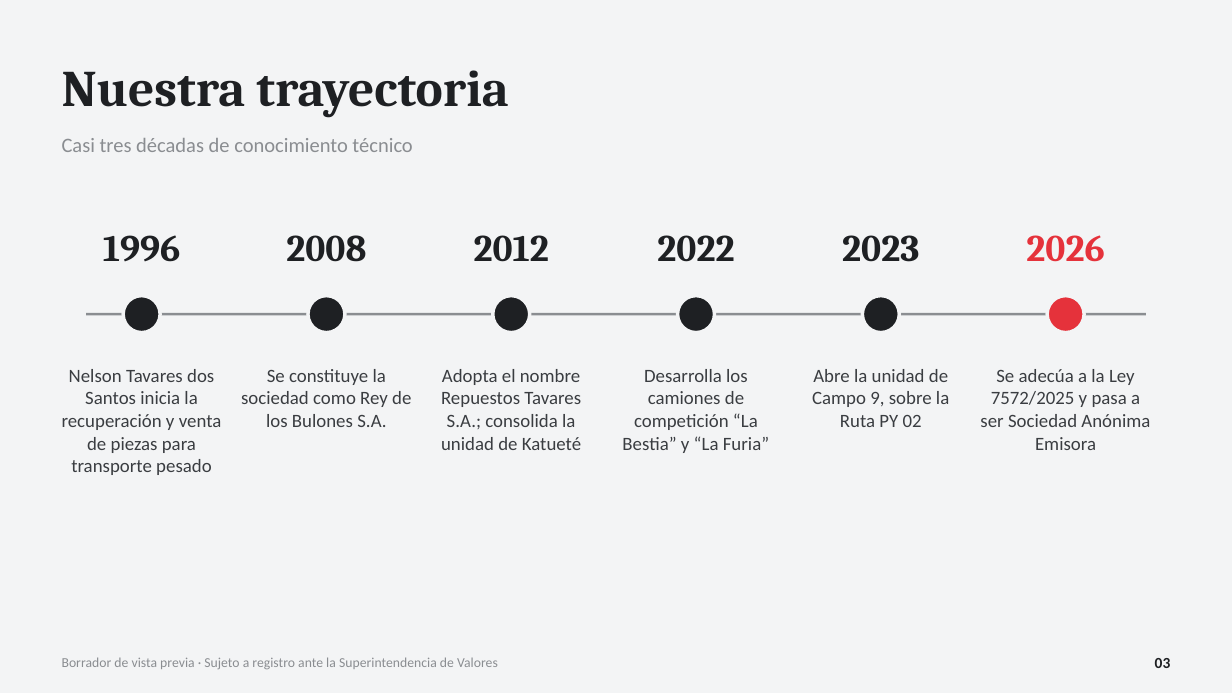
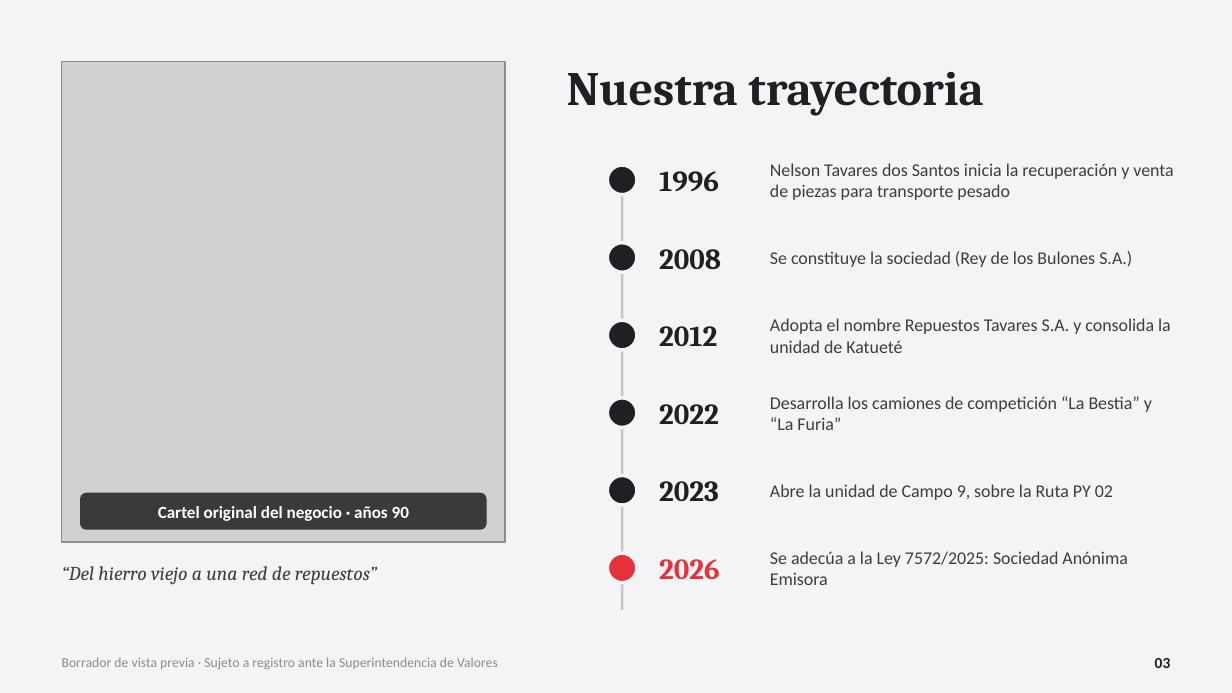
Before and after one commit to josecavalier94/n8n-render-deploy, a slide deck: slide 3 of Vista_Previa_Presentacion_Tavares.pptx. Drawn at 1232x693 pixels with LibreOffice and Linux fonts; fonts in the diff are those of the drawing; grey boxes stand for pictures. Boxes give left, top, right and bottom in pixels: in the first picture for what was removed or moved away, otherwise in the second. Text is boxed around its words. In the diff, an @@ line names an element or a change of style, - is before the commit and + after.

```diff
--- a/Vista_Previa_Presentacion_Tavares.pptx
+++ b/Vista_Previa_Presentacion_Tavares.pptx
@@ text "Nuestra trayectoria": place and size @@
-text "Nuestra trayectoria" at <box>62,70,508,118</box>
+text "Nuestra trayectoria" at <box>567,72,983,115</box>
@@ text "Nuestra trayectoria" at <box>567,72,983,115</box>: size 30 to 28 pt @@
@@ picture added at <box>62,62,505,542</box> @@
@@ text removed at <box>62,138,412,152</box> @@
-Casi tres décadas de conocimiento técnico
@@ text "1996": place and size @@
-text "1996" at <box>103,235,181,262</box>
+text "1996" at <box>659,171,719,191</box>
@@ size 11 to 10.5 pt; alignment centre to left; vertical alignment top to middle in 3 elements at <box>770,484,1113,500</box>, <box>770,396,1152,430</box>, <box>770,163,1173,200</box> @@
@@ text "Nelson Tavares dos Santos inicia ...": place and size @@
-text "Nelson Tavares dos Santos inicia ..." at <box>62,369,222,475</box>
+text "Nelson Tavares dos Santos inicia ..." at <box>770,163,1173,200</box>
@@ ellipse: place and size @@
-ellipse at <box>123,296,160,333</box>
+ellipse at <box>607,165,637,195</box>
@@ line added from (622, 166) to (622, 610), #C4C6C9 1.5 pt @@
@@ text "2008": place and size @@
-text "2008" at <box>286,235,366,262</box>
+text "2008" at <box>659,249,721,269</box>
@@ ellipse: place and size @@
-ellipse at <box>493,296,530,333</box>
+ellipse at <box>607,243,637,272</box>
@@ text at <box>770,251,1132,267</box>: text changed; size 11 to 10.5 pt @@
-Se constituye la sociedad como Rey de los Bulones S.A.
+Se constituye la sociedad (Rey de los Bulones S.A.)
@@ ellipse removed at <box>1047,296,1084,333</box> @@
@@ line removed from (86, 314) to (1146, 314) @@
@@ ellipse: place and size @@
-ellipse at <box>678,296,715,333</box>
+ellipse at <box>607,320,637,350</box>
@@ text "2012": place and size @@
-text "2012" at <box>474,235,549,262</box>
+text "2012" at <box>659,326,717,346</box>
@@ text at <box>770,318,1171,353</box>: text changed; size 11 to 10.5 pt @@
-Adopta el nombre Repuestos Tavares S.A.; consolida la unidad de Katueté
+Adopta el nombre Repuestos Tavares S.A. y consolida la unidad de Katueté
@@ text "2022": place and size @@
-text "2022" at <box>657,235,734,262</box>
+text "2022" at <box>659,404,719,424</box>
@@ text "Desarrolla los camiones de competición ...": place and size @@
-text "Desarrolla los camiones de competición ..." at <box>622,369,769,453</box>
+text "Desarrolla los camiones de competición ..." at <box>770,396,1152,430</box>
@@ ellipse: place and size @@
-ellipse at <box>308,296,345,333</box>
+ellipse at <box>607,398,637,428</box>
@@ ellipse: place and size @@
-ellipse at <box>862,296,899,333</box>
+ellipse at <box>607,476,637,505</box>
@@ text "2023": place and size @@
-text "2023" at <box>842,235,919,262</box>
+text "2023" at <box>659,481,719,502</box>
@@ text "Abre la unidad de Campo ...": place and size @@
-text "Abre la unidad de Campo ..." at <box>812,369,949,427</box>
+text "Abre la unidad de Campo ..." at <box>770,484,1113,500</box>
@@ rounded rectangle added at <box>80,493,487,530</box>, fill #1E2023 at 85% opacity @@
@@ text added at <box>158,506,409,521</box>, 10 pt, text #FFFFFF, bold @@
+Cartel original del negocio · años 90
@@ size 22 to 17 pt; alignment centre to left in 6 elements at <box>659,171,719,191</box>, <box>659,249,721,269</box>, <box>659,326,717,346</box>, <box>659,404,719,424</box>, <box>659,481,719,502</box>, <box>659,559,720,579</box> @@
@@ text "2026": place and size @@
-text "2026" at <box>1026,235,1104,262</box>
+text "2026" at <box>659,559,720,579</box>
@@ vertical alignment top to middle in 3 elements at <box>770,318,1171,353</box>, <box>770,251,1132,267</box>, <box>770,551,1127,585</box> @@
@@ text added at <box>62,566,377,585</box>, 11.5 pt, text #3A3D41, italic @@
+“Del hierro viejo a una red de repuestos”
@@ ellipse added at <box>607,553,637,583</box>, fill #E5323B, outline #F3F4F5 2 pt @@
@@ text at <box>770,551,1127,585</box>: text changed; size 11 to 10.5 pt @@
-Se adecúa a la Ley 7572/2025 y pasa a ser Sociedad Anónima Emisora
+Se adecúa a la Ley 7572/2025: Sociedad Anónima Emisora
```
Also in this commit, not shown: 4 other slides changed, 1 slide added, 1 slide removed.
